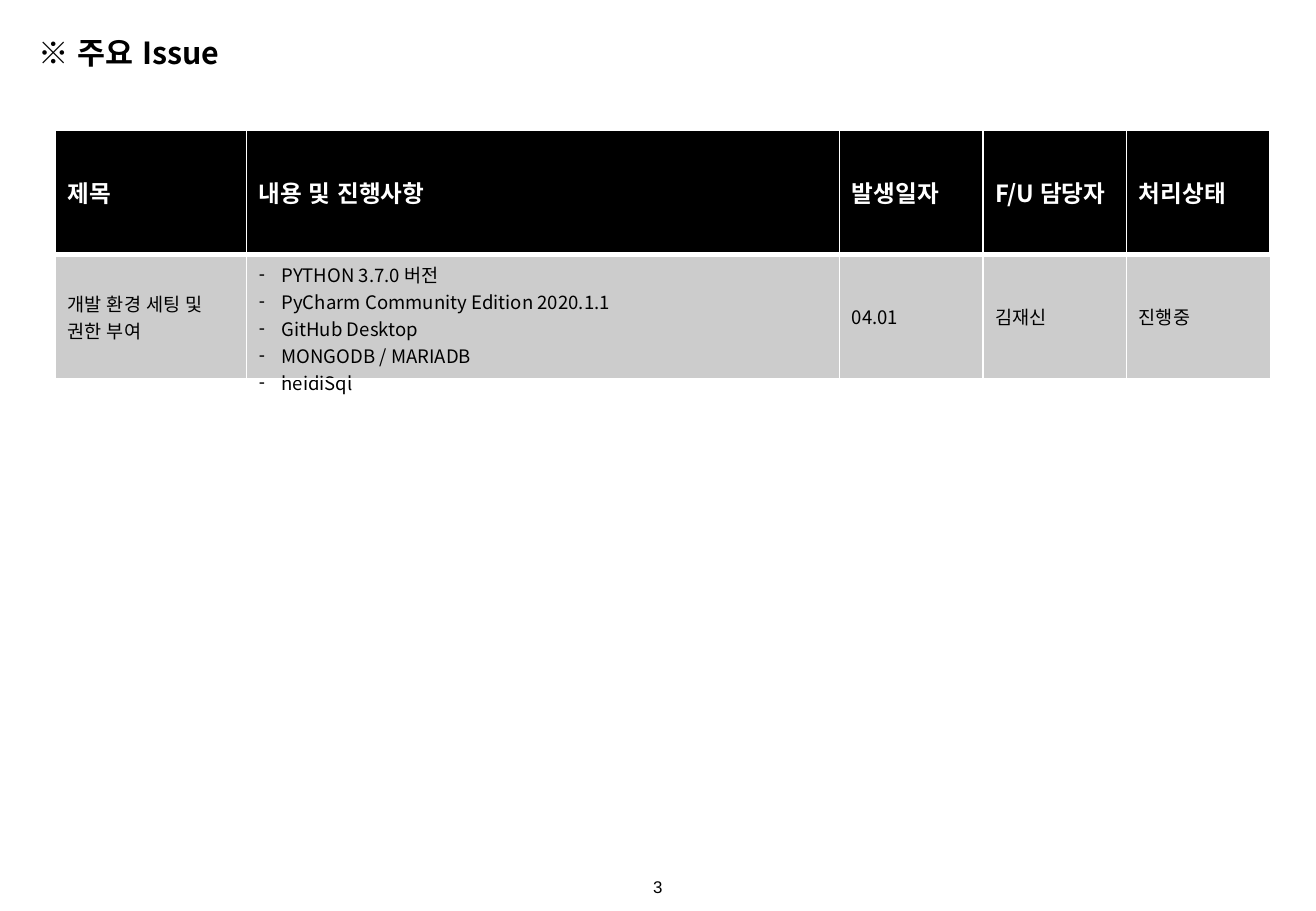
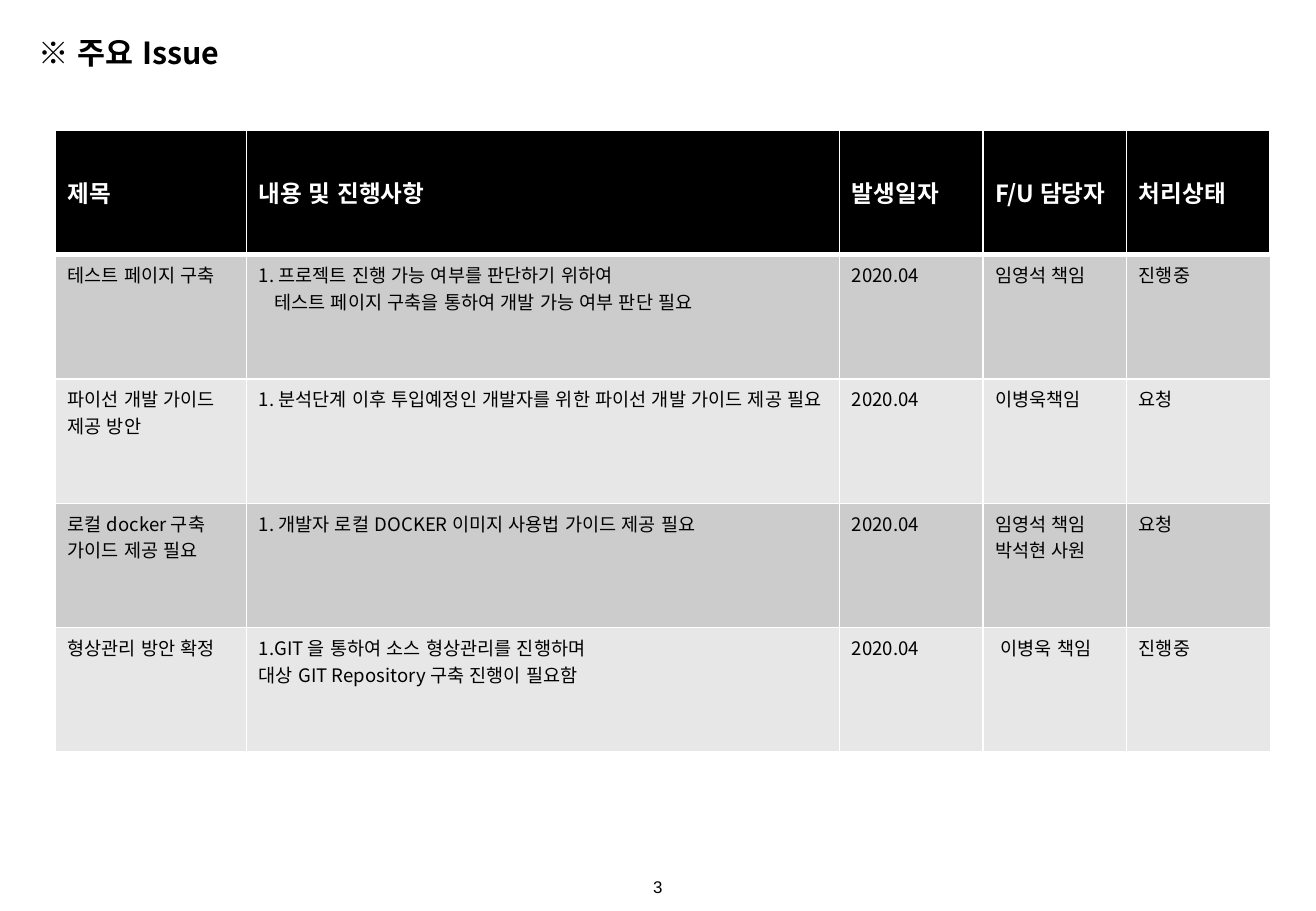
Before and after one commit to smilebulee/infogen_ims, a slide deck: slide 4 of 산출물_프로젝트_근태 관리/일정관리/인포젠시스템구축_월간보고_4월.pptx. Drawn at 1316x911 pixels with LibreOffice and Linux fonts; fonts in the diff are those of the drawing; background and template pictures are left out. Boxes give left, top, right and bottom in pixels: in the first picture for what was removed or moved away, otherwise in the second. Text is boxed around its words. In the diff, an @@ line names an element or a change of style, - is before the commit and + after.

```diff
--- a/산출물_프로젝트_근태 관리/일정관리/인포젠시스템구축_월간보고_4월.pptx
+++ b/산출물_프로젝트_근태 관리/일정관리/인포젠시스템구축_월간보고_4월.pptx
@@ table at <box>56,130,1270,752</box> @@
-row 2: 개발 환경 세팅 및 / 권한 부여 | PYTHON 3.7.0 버전 / PyCharm Community Edition 2020.1.1 / GitHub Desktop / MONGODB / MARIADB / heidiSql | 04.01 | 김재신 | 진행중
+row 2: 테스트 페이지 구축 | 1. 프로젝트 진행 가능 여부를 판단하기 위하여 / 테스트 페이지 구축을 통하여 개발 가능 여부 판단 필요 | 2020.04 | 임영석 책임 | 진행중
+row 3: 파이선 개발 가이드 제공 방안 | 1. 분석단계 이후 투입예정인 개발자를 위한 파이선 개발 가이드 제공 필요 | 2020.04 | 이병욱책임 | 요청
+row 4: 로컬 docker 구축 가이드 제공 필요 | 1. 개발자 로컬 DOCKER 이미지 사용법 가이드 제공 필요 | 2020.04 | 임영석 책임 / 박석현 사원 | 요청
+row 5: 형상관리 방안 확정 | 1.GIT 을 통하여 소스 형상관리를 진행하며 / 대상 GIT Repository 구축 진행이 필요함 | 2020.04 | 이병욱 책임 | 진행중
```
Also in this commit, not shown: 1 other slide changed.
